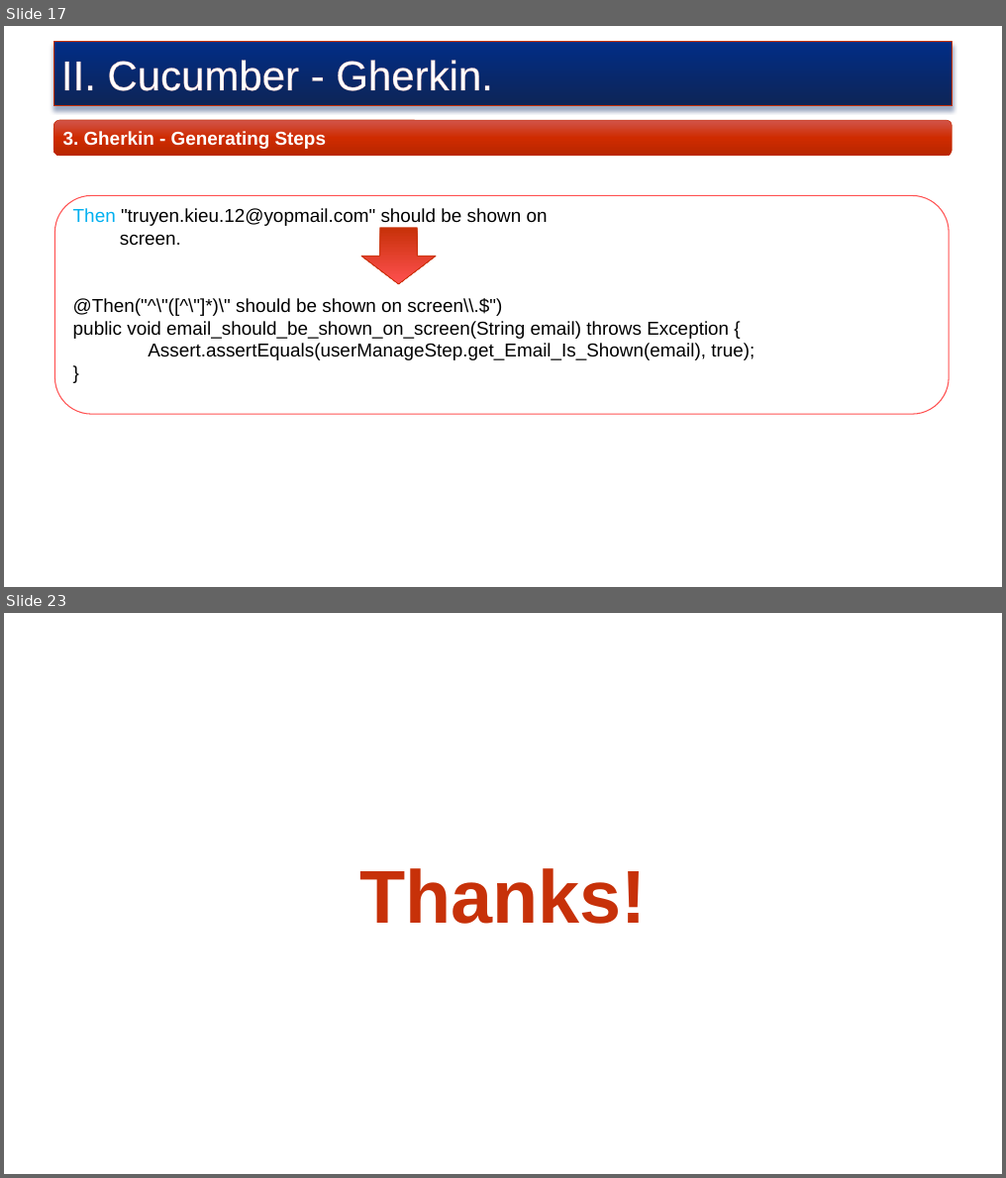
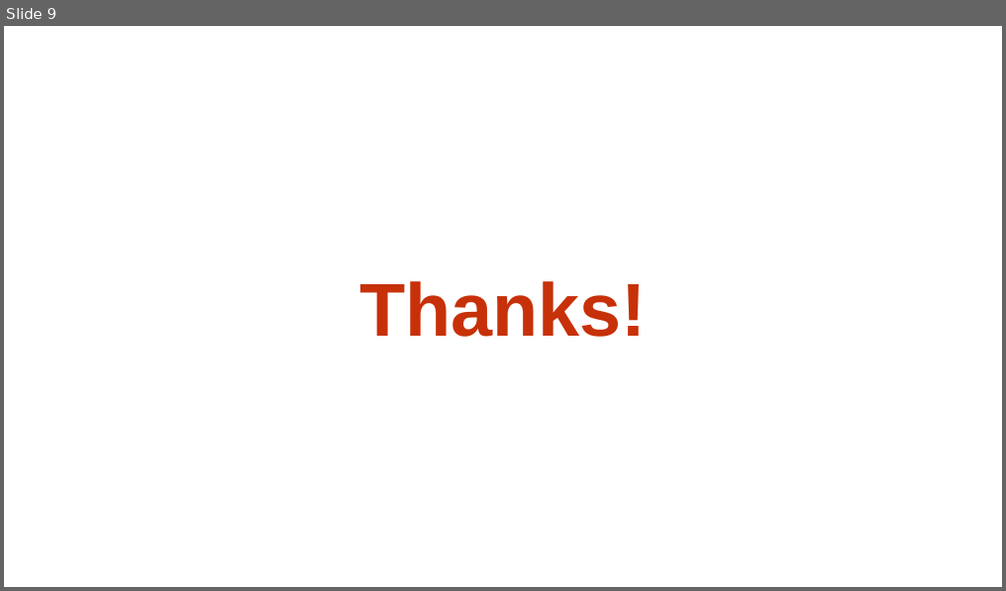
Before and after one commit to truyenkv/sharing, a slide deck: Sharing.pptx. Shown one above the other, each under a label of ours: slides 17 and 23 before the commit, slide 9 after it; the slides between them are not shown. The pictures are 1006x1178 and 1006x591 pixels, drawn with LibreOffice and Linux fonts; fonts in the diff are those of the drawing; background and template pictures are left out. Boxes give left, top, right and bottom in pixels: in the first picture for what was removed or moved away, otherwise in the second. Text is boxed around its words. In the diff, an @@ line names an element or a change of style, - is before the commit and + after.

```diff
--- a/Sharing.pptx
+++ b/Sharing.pptx
@@ slide 17 removed at [4,26,1002,587], background picture (left out) @@
@@ rectangle removed at [54,42,952,106] @@
-II. Cucumber - Gherkin.
@@ rounded rectangle removed at [54,120,952,156] @@
-3. Gherkin - Generating Steps
@@ rounded rectangle removed at [54,196,948,414] @@
-Then "truyen.kieu.12@yopmail.com" should be shown on
-screen.
-@Then("^\"([^\"]*)\" should be shown on screen\\.$")
-public void email_should_be_shown_on_screen(String email) throws Exception {
-Assert.assertEquals(userManageStep.get_Email_Is_Shown(email), true);
-}
@@ down arrow removed at [361,228,436,284] @@
@@ what was slide 23 is now slide 9 @@
```
Also in this commit, not shown: 2 slides changed, 6 slides added, 19 other slides removed.
